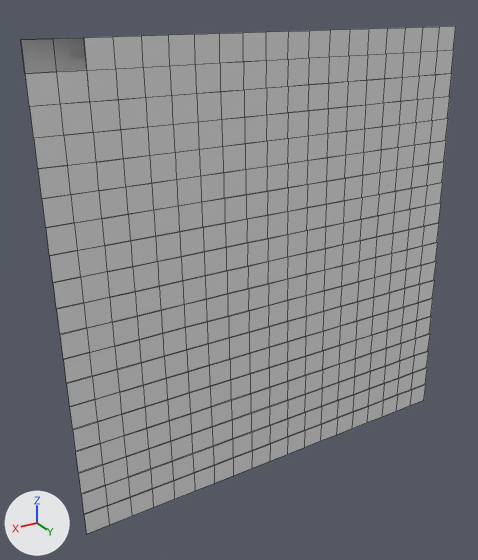
The OBJ model Assets/Tiled2Unity/Meshes/LivingRoom-Dirty.obj, before and after one commit.
Camera for both pictures: a 50 mm lens placed at (5.4, 22.0, 1.3), pointed at (-8.0, -0.3, -9.9). Lighting does not change. The marker at lower left points along +X, +Y and +Z. Mesh edges are drawn as thin lines. Where no turn or scale is listed for an object, it has been applied to the vertices. Vertices at the same position are counted once.

The first picture shows 'LivingRoom-Dirty'.
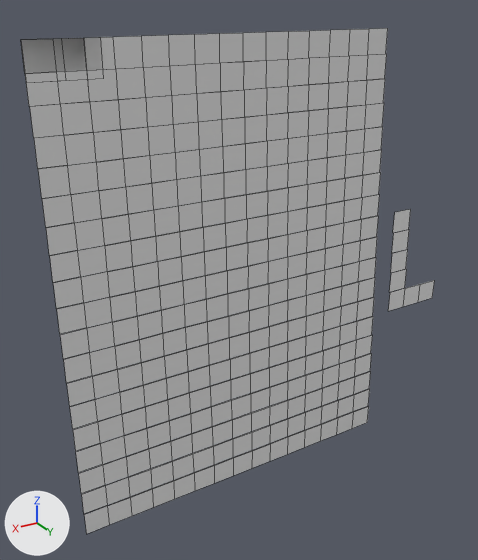
Boxes [x1, y1, x2, y2] around the edits, measured in the pictures (478 x 560 px):
'LivingRoom-Dirty', reshaped: before [21, 26, 456, 534]; after [21, 28, 434, 534]
part 1 of me_livingroom_dirty, deleted: before [368, 26, 456, 422]
part 2 of me_livingroom_dirty, added: after [21, 37, 103, 78]

The change, as a list of edits to the scene's bpy script:
```text
Change me_livingroom_dirty:
    used by ob_livingroom_dirty; location = (0.0, 0.0, 0.0)
    verts and faces of me_livingroom_dirty; kept vertices keep their numbers, new ones are numbered from 762
    before: 579 (0.0, 0.0, 0.0) at pixel (20, 39)
    remove me_livingroom_dirty.from_pydata(...)  # 762 vertices, 362 faces; spans x -19.0..0.0, y 0.0..0.9, z -19.0..0.0
    add me_livingroom_dirty.from_pydata(...)  # 639 vertices, 295 faces; spans x -19.0..0.0, y 0.0..0.9, z -19.0..0.0
    me_livingroom_dirty part 1
    128 vertices are removed from x -19.0..-16.0, y 0.0..0.9, z -19.0..0.0
    69 faces are deleted
    me_livingroom_dirty part 2
    add verts[762] = (0.0, 0.0, -1.3)  # pixel (26, 82)
    add verts[763] = (-2.6, 0.0, -1.3)  # pixel (103, 78)
    add verts[764] = (-2.6, 0.0, 0.0)  # pixel (100, 37)
    add verts[765] = (-1.3, 0.0, -1.3)  # pixel (66, 80)
    add verts[766] = (-1.3, 0.0, 0.0)  # pixel (61, 38)
    add faces += [(579, 762, 763, 764), (579, 762, 765, 766)]
```
